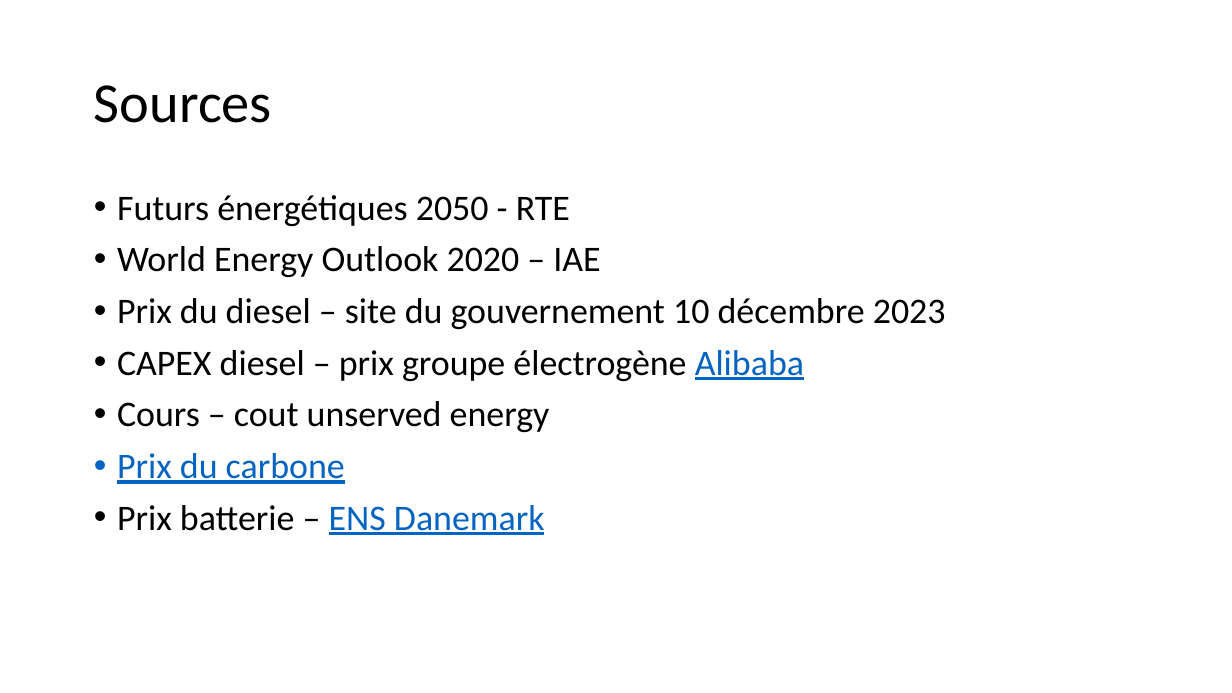
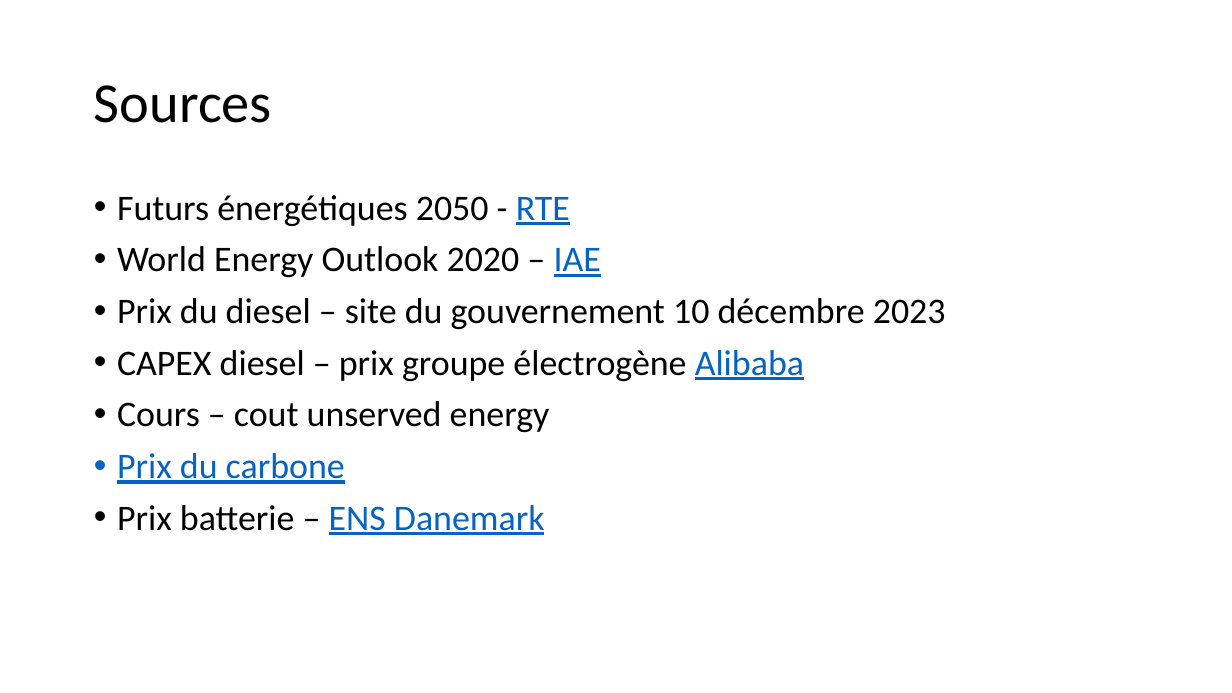
Before and after one commit to cledat/Projet-EA314, a slide deck: slide 14 of rapport.pptx. Drawn at 1232x693 pixels with LibreOffice and Linux fonts; fonts in the diff are those of the drawing. Boxes give left, top, right and bottom in pixels: in the first picture for what was removed or moved away, otherwise in the second. Text is boxed around its words. In the diff, an @@ line names an element or a change of style, - is before the commit and + after.

```diff
--- a/rapport.pptx
+++ b/rapport.pptx
@@ text at (117, 195, 601, 277): text colour #000000 to #0563C1, underline on in "RTE", "IAE" @@
```
Also in this commit, not shown: 3 other slides changed, 1 other file.
